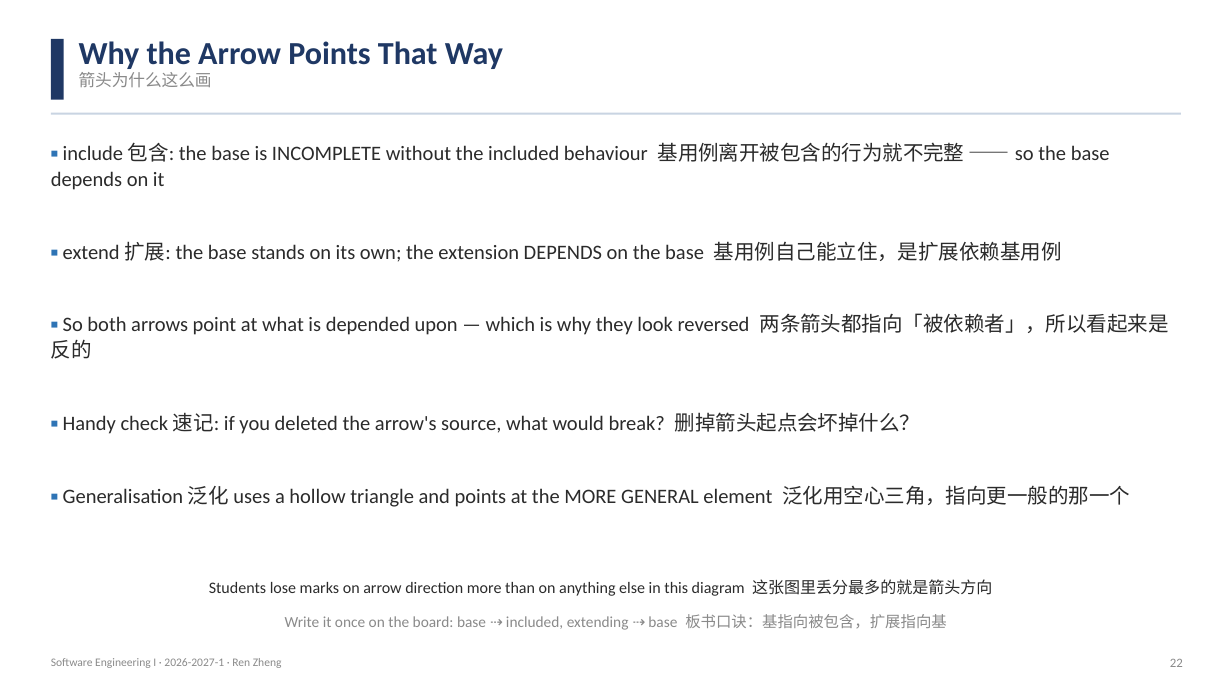
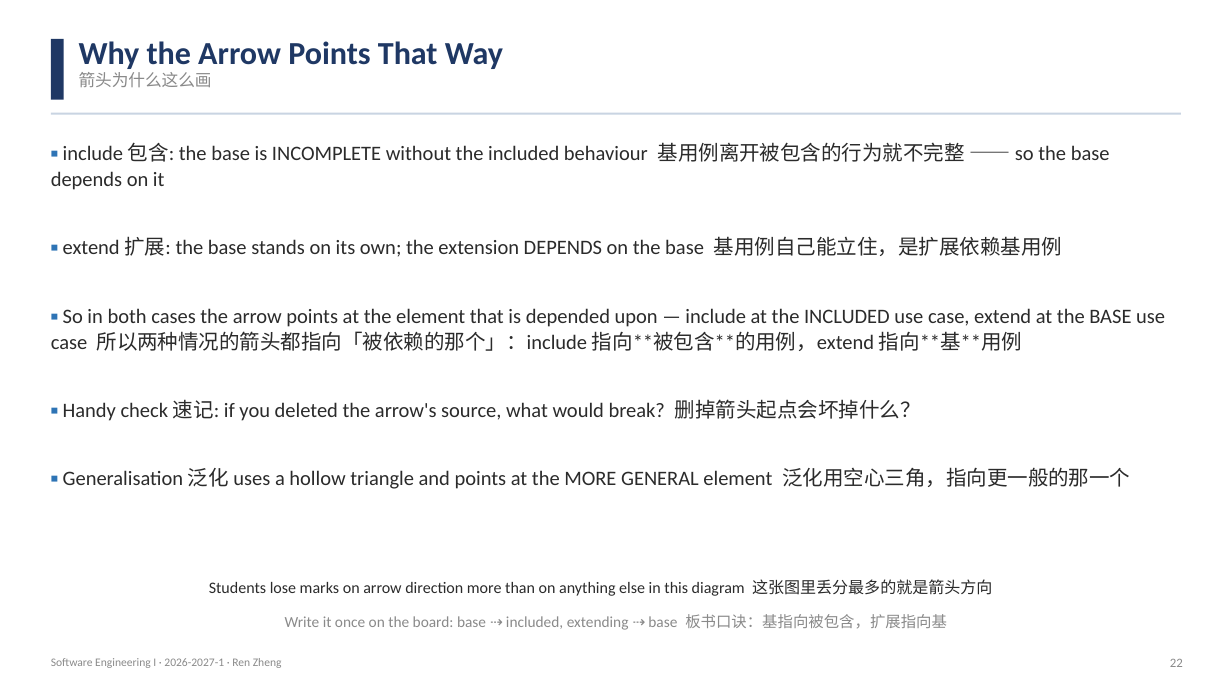
Before and after one commit to klausren/software-engineering-course, a slide deck: slide 22 of 01-slides/W07-Requirements-Modeling-Use-Case.pptx. Drawn at 1232x693 pixels with LibreOffice and Linux fonts; fonts in the diff are those of the drawing. Boxes give left, top, right and bottom in pixels: in the first picture for what was removed or moved away, otherwise in the second. Text is boxed around its words. In the diff, an @@ line names an element or a change of style, - is before the commit and + after.

Commit message:
fix: redraw the UML diagrams to proper UML notation
The first pass drew recognisable shapes but got the notation wrong, and a
student would have learned the wrong conventions from it. Compared against
the Chinese lecture decks (需求技术（1）/（2）) and the UML spec, five
things were wrong:

1. include/extend used a FILLED triangle arrowhead. UML dependencies use
   an OPEN arrowhead -- now drawn as a real V from two short segments.
2. Generalisation used a filled triangle. It must be a HOLLOW triangle.
   It is now drawn from three line segments, so the tip lands exactly on
   the target instead of drifting (rotating a preset shape rotates about
   its centre, not its tip).
3. Use cases were white with a blue outline. The classic rendering -- and
   the one in the Chinese decks -- is a lemon-yellow fill (#FFFFB9) with
   a dark-red outline (#800000), sampled from the actual pixels. Actors
   get a solid cream head rather than an empty circle.
4. The include arrow pointed the wrong way in the reference model. UML:
   include points from the BASE to the INCLUDED use case; extend points
   from the extending use case to the BASE. The slide text said "both
   arrows point at the depended-upon element", which is too vague to
   learn from -- it now names which end each one points at.
5. Every shape carried a theme drop shadow. `shadow.inherit = False`
   only writes an empty <a:effectLst/>, which LibreOffice does not
   honour; the <p:style> block with its effectRef has to be removed.

Also: the reference model is laid out one column per actor so the
association lines no longer cross the whole diagram, and the Bad UML
Clinic markers now sit on the element each defect actually belongs to,
numbered to match the list on the right.

All five decks re-verified: no empty pages, no footer collisions, no text
overlaps, no SafeHome/Daisy content, no personal data.

```diff
--- a/01-slides/W07-Requirements-Modeling-Use-Case.pptx
+++ b/01-slides/W07-Requirements-Modeling-Use-Case.pptx
@@ text at (51, 142, 1130, 489): less space between paragraphs @@
@@ text at (51, 308, 1165, 351): text changed @@
-▪ So both arrows point at what is depended upon — which is why they look reversed 两条箭头都指向「被依赖者」，所以看起来是反的
+▪ So in both cases the arrow points at the element that is depended upon — include at the INCLUDED use case, extend at the BASE use case 所以两种情况的箭头都指向「被依赖的那个」：include 指向**被包含**的用例，extend 指向**基**用例
```
Also in this commit, not shown: 8 other slides changed, 2 other files.
